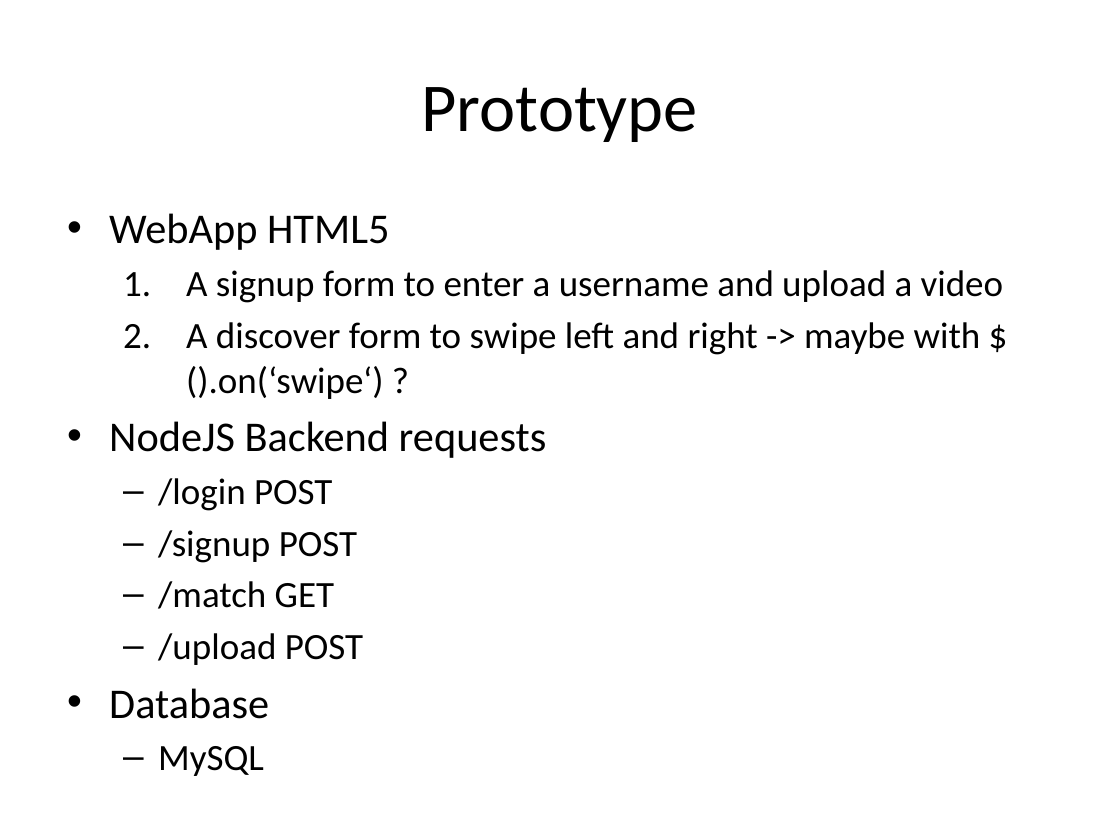
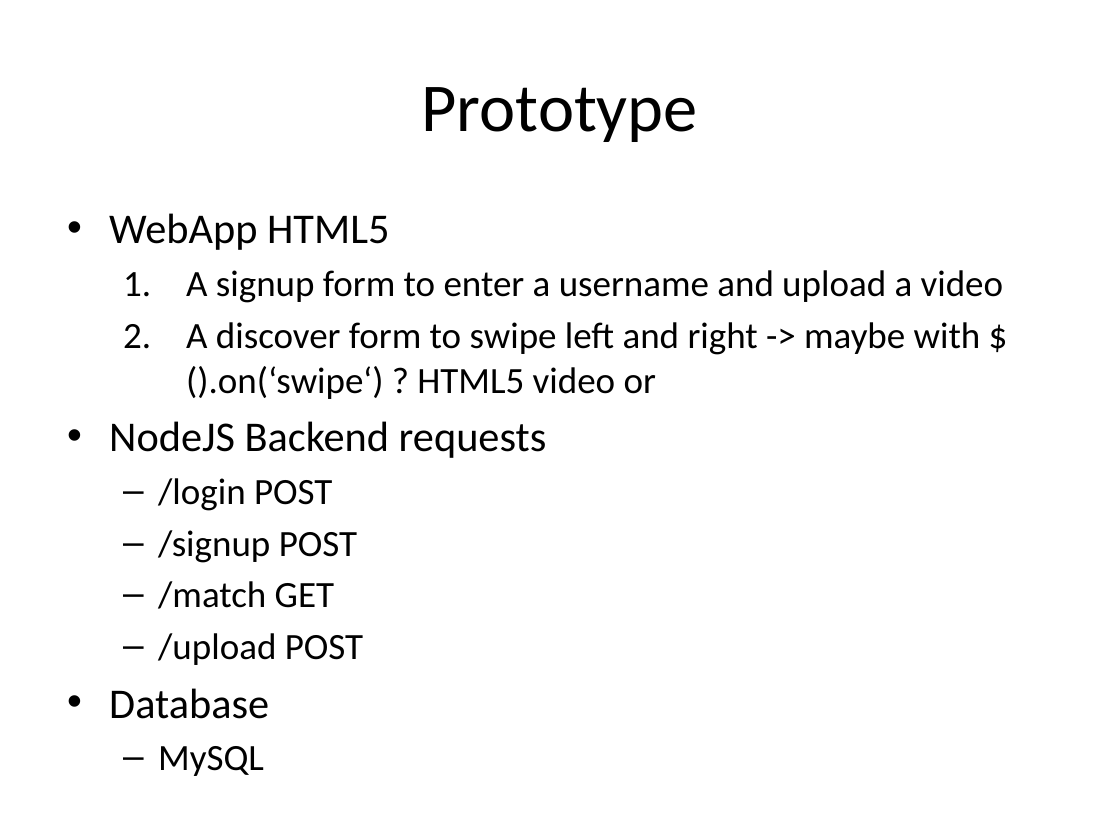
Before and after one commit to edhalila/vinder, a slide deck: slide 9 of concept/vinder.pptx. Drawn at 1120x840 pixels with LibreOffice and Linux fonts; fonts in the diff are those of the drawing. Boxes give left, top, right and bottom in pixels: in the first picture for what was removed or moved away, otherwise in the second. Text is boxed around its words. In the diff, an @@ line names an element or a change of style, - is before the commit and + after.

```diff
--- a/concept/vinder.pptx
+++ b/concept/vinder.pptx
@@ text at (186,322,981,399): text changed @@
-  2. A discover form to swipe left and right -> maybe with $().on(‘swipe‘) ?
+  2. A discover form to swipe left and right -> maybe with $().on(‘swipe‘) ? HTML5 video or
```
Also in this commit, not shown: 1 slide removed, 1 other file.
